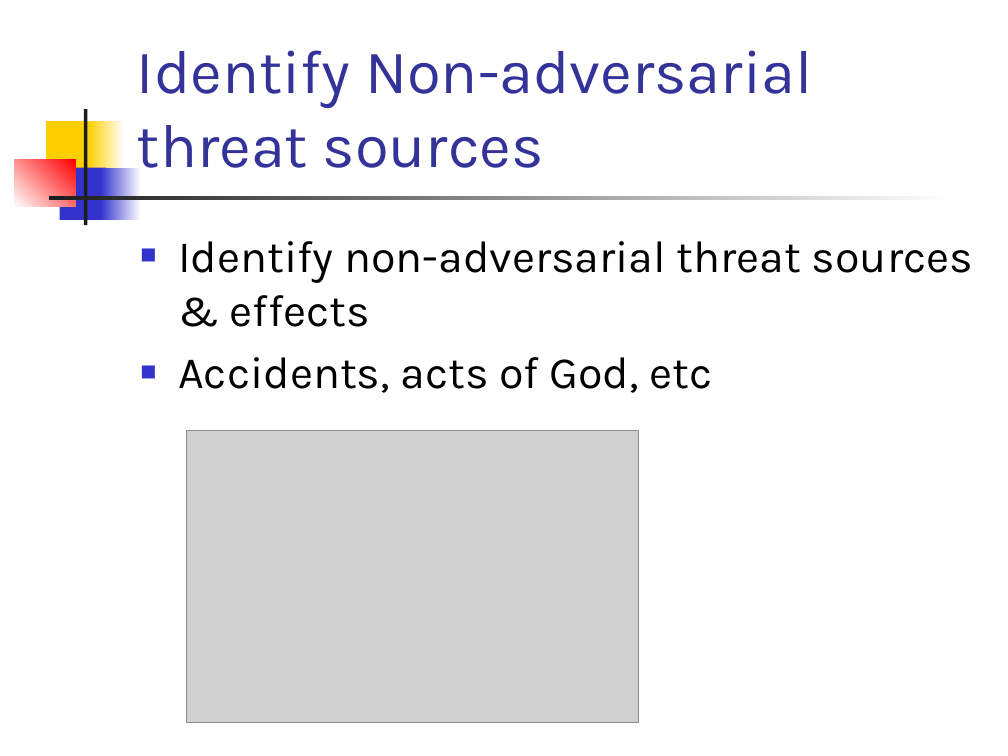
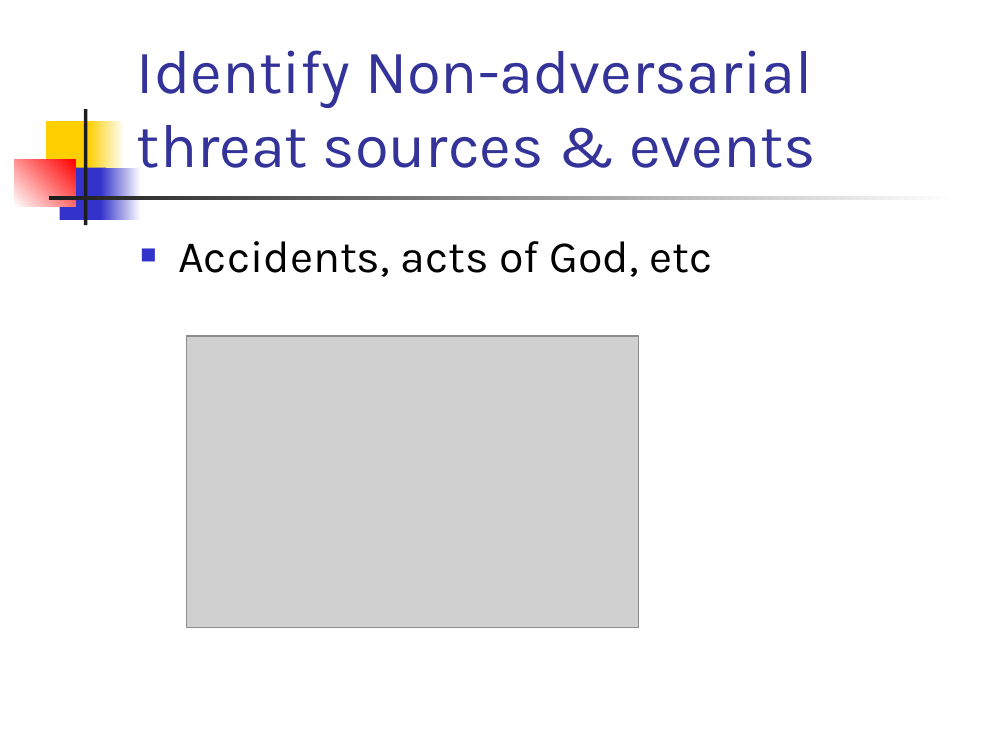
Before and after one commit to el-ahrairah/Risky_NIST, a slide deck: slide 15 of Risky NIST ecommerce.pptx (slide 16 before the commit). Drawn at 1008x756 pixels with LibreOffice and Linux fonts; fonts in the diff are those of the drawing; grey boxes stand for pictures. Boxes give left, top, right and bottom in pixels: in the first picture for what was removed or moved away, otherwise in the second. Text is boxed around its words. In the diff, an @@ line names an element or a change of style, - is before the commit and + after.

```diff
--- a/Risky NIST ecommerce.pptx
+++ b/Risky NIST ecommerce.pptx
@@ title at box(137, 50, 816, 168): text changed @@
-Identify Non-adversarial threat sources
+Identify Non-adversarial threat sources & events
@@ text at box(178, 241, 973, 327): paragraph removed @@
-■ Identify non-adversarial threat sources & effects
@@ picture: place and size @@
-picture at box(186, 430, 638, 723)
+picture at box(186, 336, 638, 628)
```
Also in this commit, not shown: 8 other slides changed, 1 slide added, 3 slides removed.
